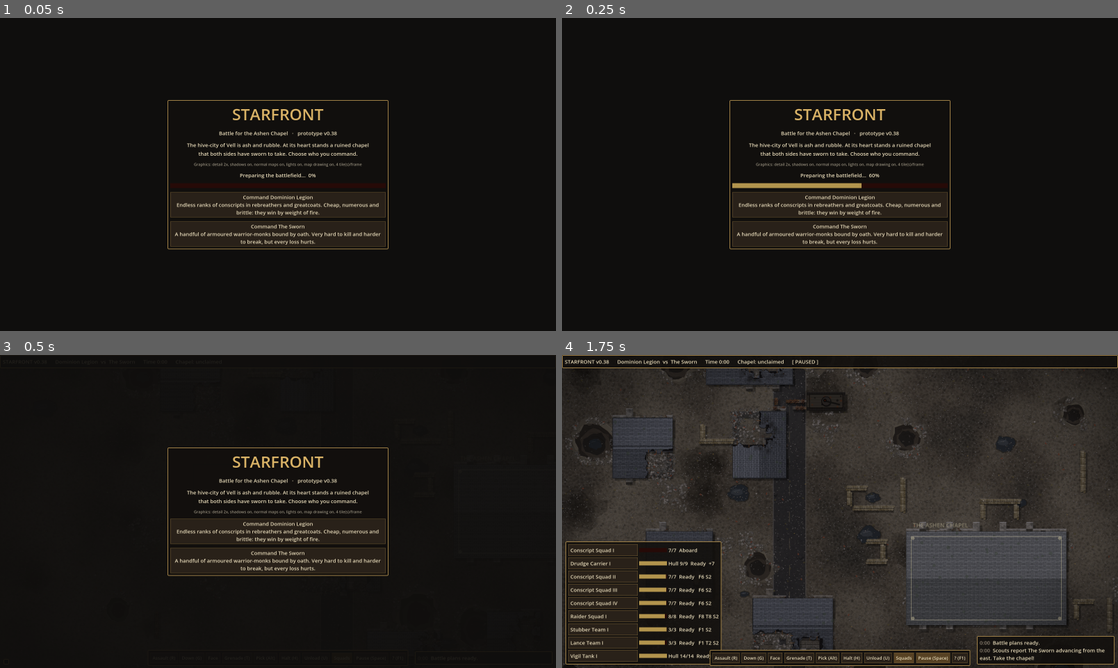
Above: before the commit, frames 1-4 (two rows, left to right).
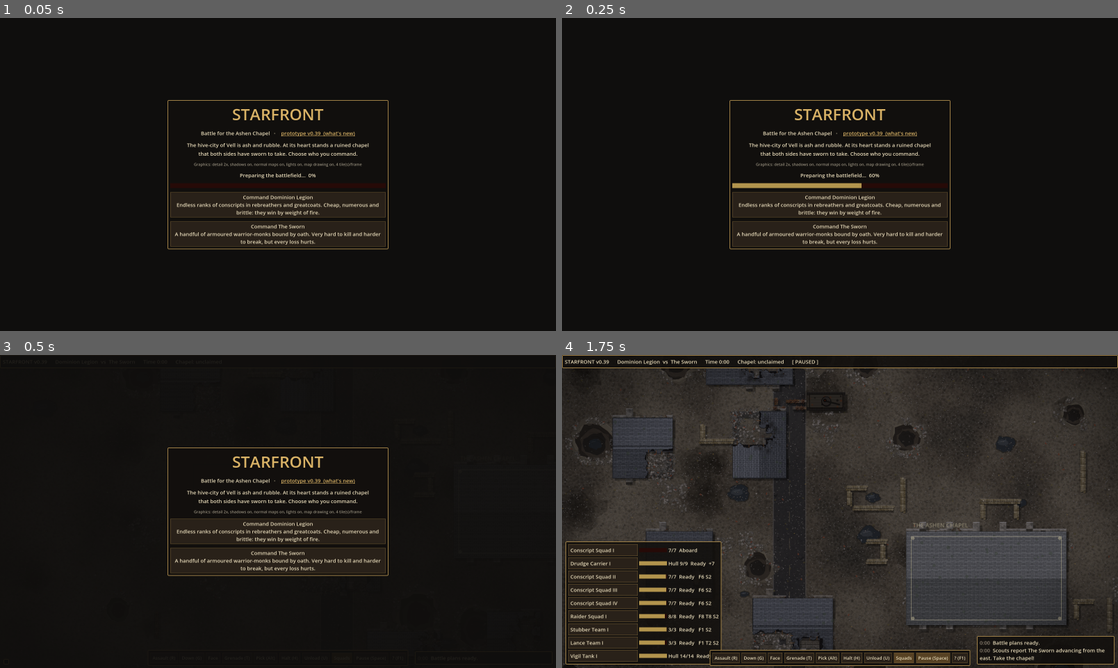
Above: after the commit, the same moments.

Repository: sirspoon/StarFront
Game: Godot game, scene res://scenes/main.tscn
The game is run twice, just before and just after one commit, with the same random seed, the same clock (stepped at 60 frames per second) and the same inputs. Sound files missing from this copy of the repository are replaced by a short silence.
Inputs (mouse positions are in pixels of both pictures, inside the frame that each line leads up to):
- Up to frame 1 (0.05 s): no input
- Up to frame 2 (0.25 s): no input
- Up to frame 3 (0.5 s): no input
- Up to frame 4 (1.75 s): click "Command Dominion Legion Endle…" at 0.5 s; tap Enter at 1.25 s; move the mouse to (962, 495) at 1.27 s; hold D from 1.28 s (still down); hold Shift from 1.28 s (still down); click (962, 495) at 1.42 s; tap Space at 1.52 s

The runs differ from the first frame. In frame 1, 0.3% of the frame differs, in the area x 36-64%, y 36-38%; in frame 2, 0.3%; in frame 3, 0.3%; in frame 4, less than 0.1%.

Commit message:
v0.39: clickable version with a What's new summary; drop the loading note
Co-Authored-By: Claude Opus 5.5 <noreply@anthropic.com>
Claude-Session: https://claude.ai/code/session_01Q9zFWq6qGPKtGhTxhDqH85

Diff:
--- a/project.godot
+++ b/project.godot
@@ -7,7 +7,7 @@
 
 config/name="StarFront"
 config/description="Real-time squad tactics in a ruined gothic future."
-config/version="0.38"
+config/version="0.39"
 run/main_scene="res://scenes/main.tscn"
 config/features=PackedStringArray("4.3", "GL Compatibility")
 config/icon="res://icon.svg"
--- a/scripts/game_data.gd
+++ b/scripts/game_data.gd
@@ -2,7 +2,7 @@
 extends RefCounted
 ## Factions, soldier types and weapons. Balance tuning lives here.
 
-const VERSION := "0.38"
+const VERSION := "0.39"
 
 ## range in pixels (16 px = 1 map cell); cooldown = seconds between bursts;
 ## acc = base hit chance; ap = how much infantry armour it ignores; supp = suppression per shot;
--- a/scripts/hud.gd
+++ b/scripts/hud.gd
@@ -366,25 +366,27 @@
 	title.add_theme_color_override("font_color", Color(0.85, 0.7, 0.4))
 	title.horizontal_alignment = HORIZONTAL_ALIGNMENT_CENTER
 	v.add_child(title)
+	var sub_row := HBoxContainer.new()
+	sub_row.alignment = BoxContainer.ALIGNMENT_CENTER
+	v.add_child(sub_row)
 	var sub := Label.new()
-	sub.text = "Battle for the Ashen Chapel   ·   prototype v%s" % GameData.VERSION
-	sub.horizontal_alignment = HORIZONTAL_ALIGNMENT_CENTER
-	v.add_child(sub)
+	sub.text = "Battle for the Ashen Chapel   ·   "
+	sub_row.add_child(sub)
+	var ver := LinkButton.new()  # the version: click it for what's new
+	ver.text = "prototype v%s  (what's new)" % GameData.VERSION
+	ver.focus_mode = Control.FOCUS_NONE
+	ver.add_theme_color_override("font_color", Color(0.85, 0.7, 0.4))
+	ver.add_theme_color_override("font_hover_color", Color(1.0, 0.85, 0.5))
+	ver.pressed.connect(_show_whats_new)
+	sub_row.add_child(ver)
 	var intro := Label.new()
 	intro.text = "The hive-city of Vell is ash and rubble. At its heart stands a ruined chapel\n" \
 			+ "that both sides have sworn to take. Choose who you command."
 	intro.horizontal_alignment = HORIZONTAL_ALIGNMENT_CENTER
 	v.add_child(intro)
-	var prev: String = main.previous_stage
-	if prev != "" and prev != "ran fine":
-		var warn := Label.new()
-		warn.text = "Last visit stopped while: %s\nIf it keeps crashing, try adding ?safe to the address." % prev
-		warn.autowrap_mode = TextServer.AUTOWRAP_WORD_SMART
-		warn.custom_minimum_size = Vector2(620, 0)
-		warn.add_theme_color_override("font_color", Color(1.0, 0.6, 0.45))
-		warn.add_theme_font_size_override("font_size", 13)
-		v.add_child(warn)
 	_tick_breadcrumbs()
+	if "--shot-whatsnew" in OS.get_cmdline_user_args() or "--shot-menu" in OS.get_cmdline_user_args():
+		_shot_whats_new.call_deferred()
 	var info := Label.new()
 	info.text = "Graphics: " + Settings.summary()
 	info.add_theme_font_size_override("font_size", 11)
@@ -411,6 +413,29 @@
 		v.add_child(b)
 
 
+## Test aid: a screenshot of the title screen with "What's new" open.
+func _shot_whats_new() -> void:
+	if "--shot-whatsnew" in OS.get_cmdline_user_args():
+		_show_whats_new()
+	await get_tree().create_timer(1.5).timeout
+	await RenderingServer.frame_post_draw
+	for a in OS.get_cmdline_user_args():
+		if a.begins_with("--shot="):
+			get_viewport().get_texture().get_image().save_png(a.trim_prefix("--shot="))
+	get_tree().quit()
+
+
+func _show_whats_new() -> void:
+	var d := AcceptDialog.new()
+	d.title = "What's new"
+	d.dialog_text = WhatsNew.TEXT
+	d.ok_button_text = "Close"
+	root.add_child(d)
+	d.popup_centered()
+	d.confirmed.connect(d.queue_free)
+	d.canceled.connect(d.queue_free)
+
+
 func _map_ready() -> bool:
 	return main.map_view.ready_drawn or not main.map_view.enabled
 
--- /dev/null
+++ b/scripts/whats_new.gd
@@ -0,0 +1,20 @@
+class_name WhatsNew
+extends RefCounted
+## The "What's new" list on the title screen: a short running summary of the game's
+## improvements, newest first. Not every version: just what a player would notice.
+## When a whole version is reached (1.0, 2.0 ...), start a new heading for it.
+
+const TEXT := """PROTOTYPE (before 1.0)
+- Grenades: frag, tank-breaker and smoke screens, thrown where you pick
+- Close combat: Raider and Oathblade assault squads charge in with blades;
+   others fight with gun butts; men pinned or lying down are easy meat
+- Windows to fire through, and roofs that hide buildings until you're close
+   and cave in as the walls fall
+- Flanking: fire from the side or behind, with no cover in the way, hurts more
+- Stances: Assault (run) and Down (crawl, hard to hit); men lean out round corners
+- Sound effects, and the Sworn answer your orders
+- Vehicles: tanks and carriers with front, side and rear armour
+- Destructible ruins: shells blow holes in walls, which crumble to rubble
+- Cover that matters: sandbags, barricades, low walls, rubble and craters
+- Night lighting, fires, smoke, blood and scorch marks
+- Play on a PC (mouse and keyboard) or a phone (touch controls)"""
Not shown, changed: CHANGELOG.md
Not shown, changed: CLAUDE.md
